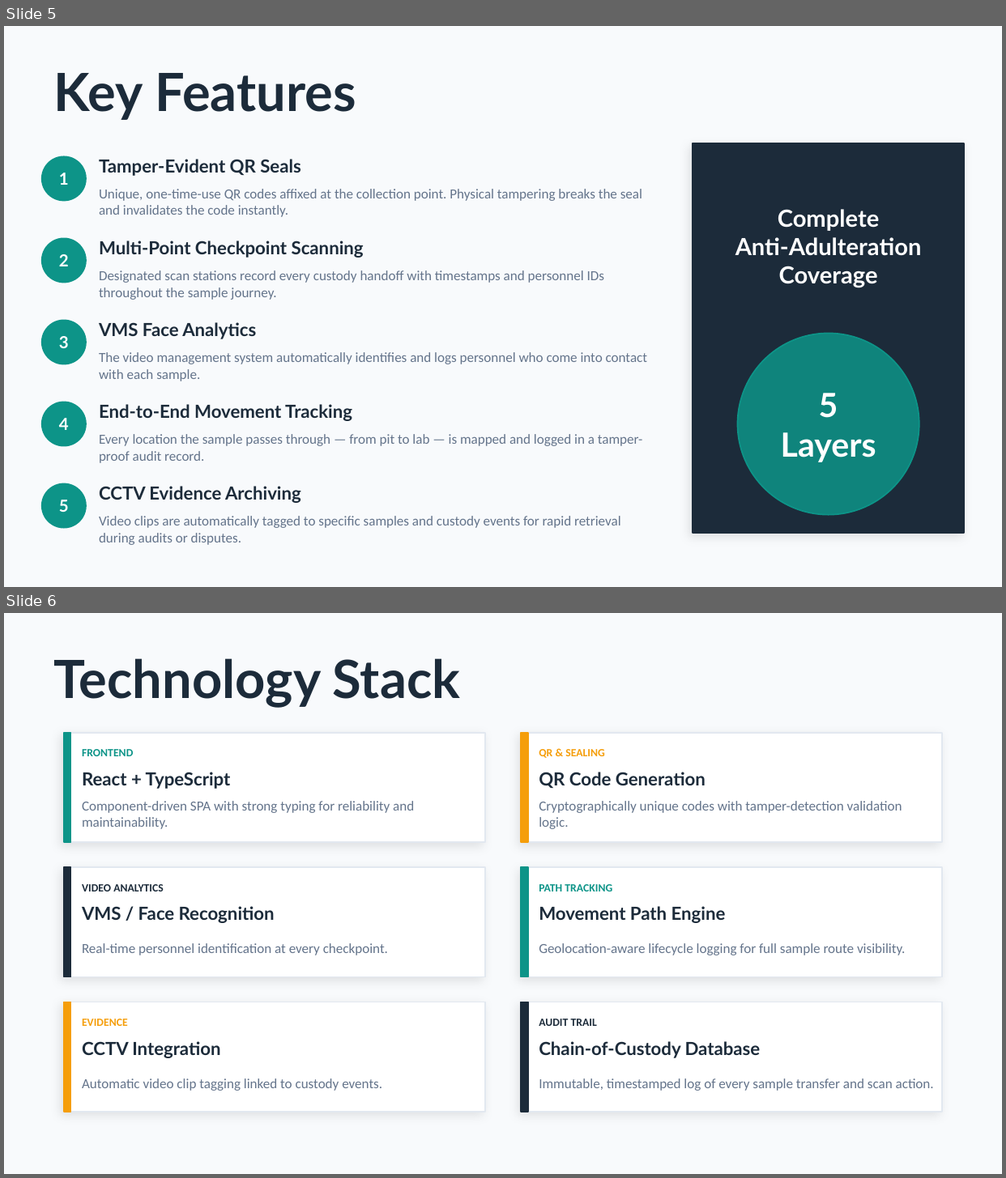
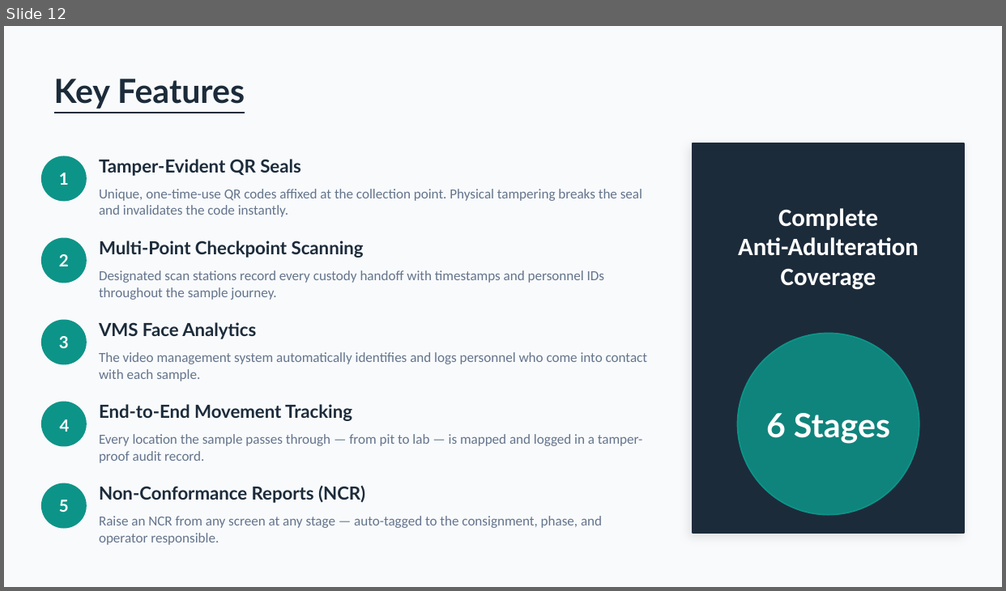
Before and after one commit to sudhansusekhar98/csaas, a slide deck: CSAAS_Presentation.pptx. Shown one above the other, each under a label of ours: slides 5 and 6 before the commit, slide 12 after it. The pictures are 1006x1178 and 1006x591 pixels, drawn with LibreOffice and Linux fonts; fonts in the diff are those of the drawing. Boxes give left, top, right and bottom in pixels: in the first picture for what was removed or moved away, otherwise in the second. Text is boxed around its words. In the diff, an @@ line names an element or a change of style, - is before the commit and + after.

```diff
--- a/CSAAS_Presentation.pptx
+++ b/CSAAS_Presentation.pptx
@@ slide 6 removed at <box>4,613,1002,1174</box>, background #F8FAFC @@
@@ text removed at <box>54,658,461,708</box> @@
-Technology Stack
@@ rectangle removed at <box>64,733,485,842</box> @@
@@ rectangle removed at <box>64,733,71,842</box> @@
@@ rectangle removed at <box>521,733,942,842</box> @@
@@ rectangle removed at <box>521,733,528,842</box> @@
@@ text removed at <box>82,749,133,756</box> @@
-FRONTEND
@@ text removed at <box>539,749,605,758</box> @@
-QR & SEALING
@@ text removed at <box>82,772,231,789</box> @@
-React + TypeScript
@@ text removed at <box>539,772,705,788</box> @@
-QR Code Generation
@@ text removed at <box>82,801,414,829</box> @@
-Component-driven SPA with strong typing for reliability and maintainability.
@@ text removed at <box>539,801,902,829</box> @@
-Cryptographically unique codes with tamper-detection validation logic.
@@ rectangle removed at <box>64,867,485,977</box> @@
@@ rectangle removed at <box>64,867,71,977</box> @@
@@ rectangle removed at <box>521,867,942,977</box> @@
@@ rectangle removed at <box>521,867,528,977</box> @@
@@ text removed at <box>82,884,164,892</box> @@
-VIDEO ANALYTICS
@@ text removed at <box>539,884,612,892</box> @@
-PATH TRACKING
@@ text removed at <box>82,906,275,923</box> @@
-VMS / Face Recognition
@@ text removed at <box>539,906,726,923</box> @@
-Movement Path Engine
@@ text removed at <box>82,943,388,956</box> @@
-Real-time personnel identification at every checkpoint.
@@ text removed at <box>539,943,906,956</box> @@
-Geolocation-aware lifecycle logging for full sample route visibility.
@@ rectangle removed at <box>64,1002,485,1112</box> @@
@@ rectangle removed at <box>64,1002,71,1112</box> @@
@@ text removed at <box>82,1019,128,1026</box> @@
-EVIDENCE
@@ rectangle removed at <box>521,1002,942,1112</box> @@
@@ rectangle removed at <box>521,1002,528,1112</box> @@
@@ text removed at <box>539,1019,597,1026</box> @@
-AUDIT TRAIL
@@ text removed at <box>82,1041,220,1059</box> @@
-CCTV Integration
@@ text removed at <box>539,1041,761,1059</box> @@
-Chain-of-Custody Database
@@ text removed at <box>82,1079,382,1091</box> @@
-Automatic video clip tagging linked to custody events.
@@ text removed at <box>539,1079,934,1091</box> @@
-Immutable, timestamped log of every sample transfer and scan action.
@@ what was slide 5 is now slide 12 @@
@@ slide 12 changed as well @@
@@ text "Key Features" at <box>54,79,245,109</box>: size 38 to 24 pt, underline on @@
@@ text "Complete" at <box>738,208,918,290</box>: size 17 to 18 pt, font Lato to Calibri @@
@@ text at <box>766,413,890,443</box>: text changed @@
-5
-Layers
+6 Stages
@@ text at <box>99,486,365,503</box>: text changed @@
-CCTV Evidence Archiving
+Non-Conformance Reports (NCR)
@@ text at <box>99,516,602,545</box>: text changed @@
-Video clips are automatically tagged to specific samples and custody events for rapid retrieval during audits or disputes.
+Raise an NCR from any screen at any stage — auto-tagged to the consignment, phase, and operator responsible.
```
Also in this commit, not shown: 6 other slides changed, 7 slides added, 4 other files.
